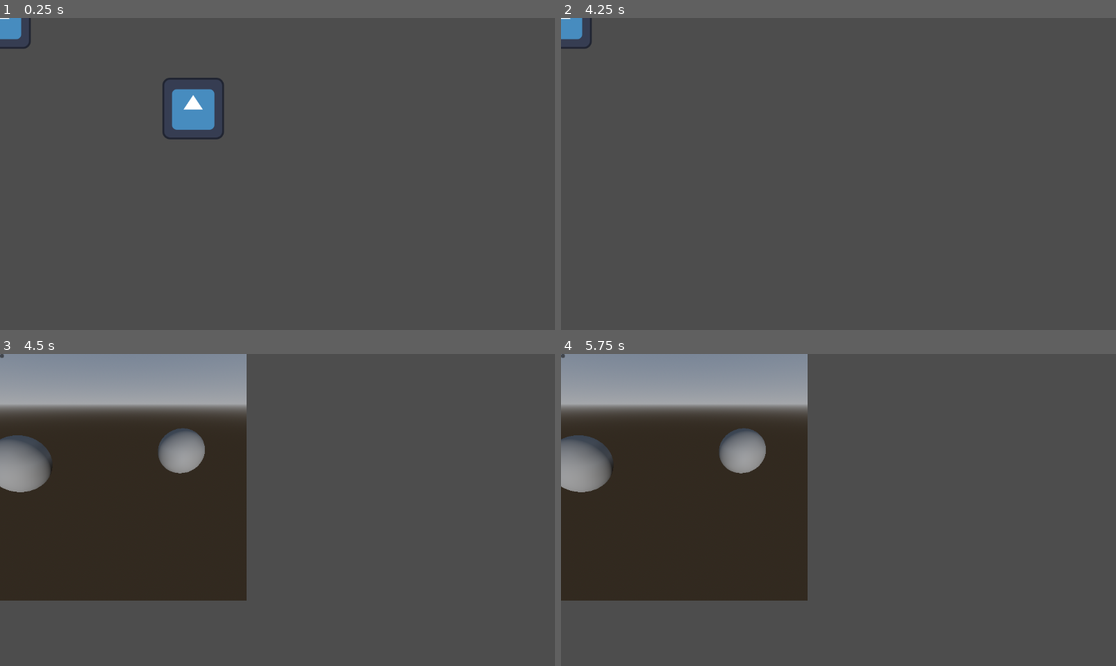
Above: before the commit, frames 1-4 (two rows, left to right).
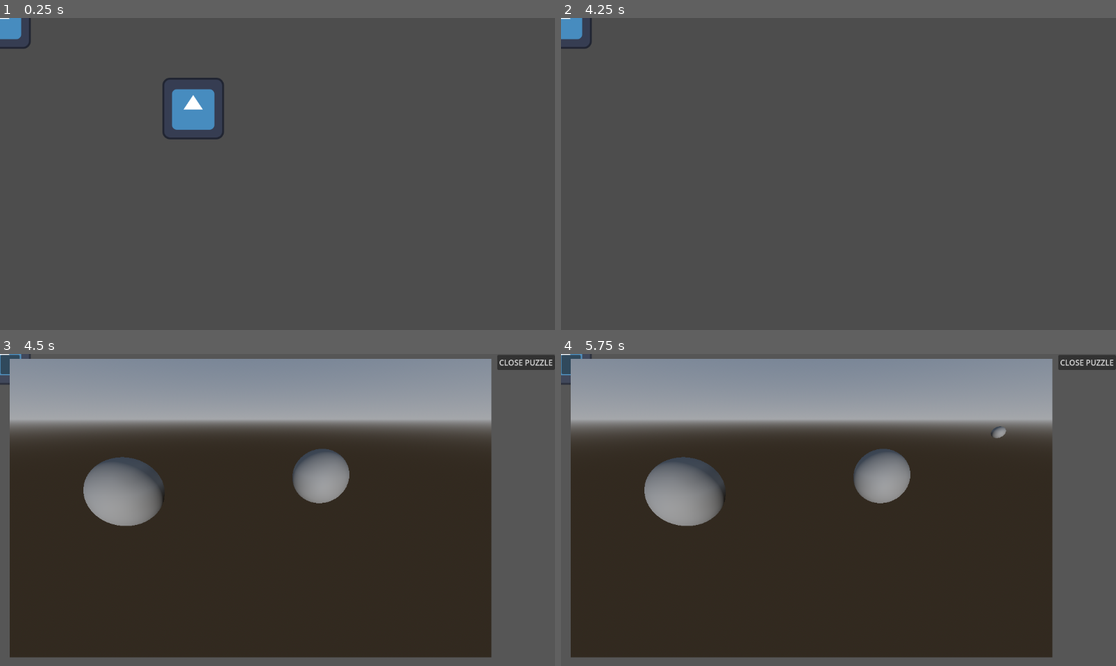
Above: after the commit, the same moments.

Repository: jphulse/591_escape_room
Game: Godot game, scene res://main/main.tscn
Same seed, same stepped clock (60 frames per second), same inputs: the game is played once before the commit and once after it. The engine's default icon, where the game draws it, is replaced by a stand-in: a white triangle on a blue panel in a dark square.
Inputs (mouse positions are in pixels of both pictures, inside the frame that each line leads up to):
- Up to frame 1 (0.25 s): no input
- Up to frame 2 (4.25 s): tap Enter at 0.5, 2.75 s; move the mouse to (810, 236) at 0.52 s; hold W (move_up) 0.53-2.03 s; tap E (interact) every 0.75 s from 0.6 to 3.6 s; move the mouse to (1005, 220) at 1.27 s; tap Space at 2, 3.5 s; move the mouse to (672, 127) at 2.02 s; hold A (move_left) 2.03-3.53 s; move the mouse to (866, 174) at 2.77 s; move the mouse to (755, 96) at 3.52 s; hold S (move_down) from 3.53 s (still down)
- Up to frame 3 (4.5 s): tap Enter at 4.25 s; move the mouse to (399, 494) at 4.27 s; release S (move_down) at 4.28 s; hold D (move_right) from 4.28 s (still down); tap E (interact) at 4.35 s
- Up to frame 4 (5.75 s): tap Space at 5 s; move the mouse to (727, 525) at 5.02 s; release D (move_right) at 5.03 s; hold W (move_up) from 5.03 s (still down); tap E (interact) at 5.1 s

Frames 1-2 are identical in both runs. In frame 3, 59% of the frame differs, in the area x 0-100%, y 0-98%; in frame 4, 59%.

Commit message:
Reworked the Ui for now with slight changes

Diff:
--- a/escape-room/puzzle_ui/puzzle_ui.gd
+++ b/escape-room/puzzle_ui/puzzle_ui.gd
@@ -11,6 +11,7 @@
 func _ready() -> void:
 	visible = false
 	process_mode = Node.PROCESS_MODE_WHEN_PAUSED
+	viewport.size = viewport_container.size
 
 
 func open_puzzle(scene : PackedScene, source : Interactable = null) -> void:
--- a/escape-room/puzzle_ui/puzzle_ui.tscn
+++ b/escape-room/puzzle_ui/puzzle_ui.tscn
@@ -16,16 +16,22 @@
 layout_mode = 0
 offset_right = 40.0
 offset_bottom = 40.0
+scale = Vector2(28.966879, 20.6404)
+color = Color(0.78431374, 0.78431374, 0.78431374, 0.078431375)
 
 [node name="Panel" type="Panel" parent="." unique_id=792102085]
 layout_mode = 0
-offset_right = 40.0
-offset_bottom = 40.0
+offset_left = 1.0
+offset_top = 2.0
+offset_right = 41.0
+offset_bottom = 42.0
 
 [node name="SubViewportContainer" type="SubViewportContainer" parent="Panel" unique_id=1589245245]
 layout_mode = 0
-offset_right = 40.0
-offset_bottom = 40.0
+offset_left = 19.0
+offset_top = 8.0
+offset_right = 1019.0
+offset_bottom = 628.0
 
 [node name="SubViewport" type="SubViewport" parent="Panel/SubViewportContainer" unique_id=984192817]
 handle_input_locally = false
@@ -33,7 +39,9 @@
 
 [node name="CloseButton" type="Button" parent="Panel" unique_id=1503745707]
 layout_mode = 0
-offset_right = 8.0
-offset_bottom = 8.0
+offset_left = 1031.0
+offset_right = 1151.0
+offset_bottom = 31.0
+text = "CLOSE PUZZLE"
 
 [connection signal="pressed" from="Panel/CloseButton" to="." method="close_puzzle"]
